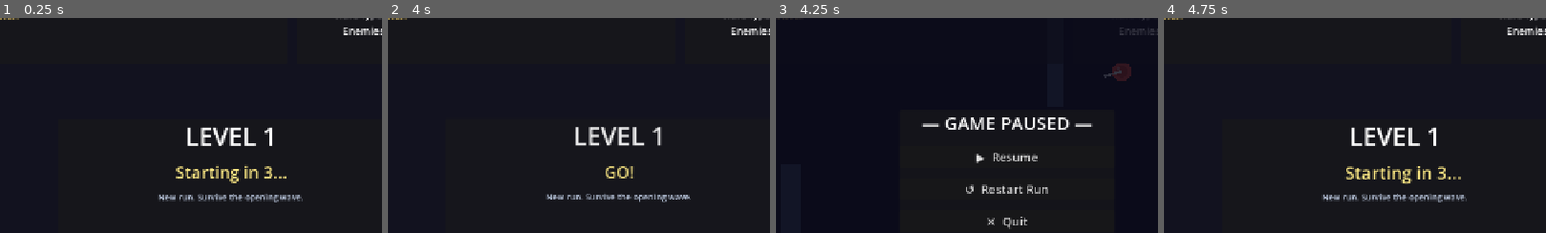
Above: before the commit, frames 1-4 (left to right).
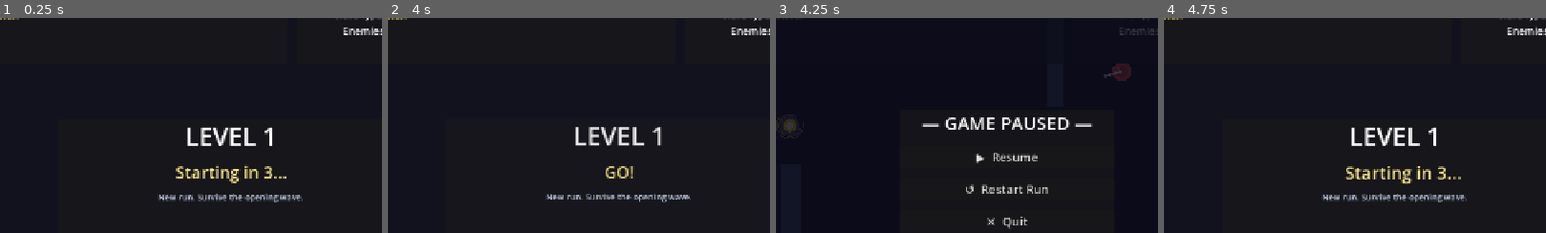
Above: after the commit, the same moments.

Repository: Cody-R-Johnson/Godot-projects
Game: Godot game, scene res://scenes/Main.tscn
The game is run twice, just before and just after one commit, with the same random seed, the same clock (stepped at 60 frames per second) and the same inputs.
Inputs (mouse positions are % of the whole screen's width and height, from its top left):
- Up to frame 1 (0.25 s): no input
- Up to frame 2 (4 s): move the mouse to (72, 45) at 0.52 s; hold D (move_right) 0.53-1.28 s; hold Space (shoot) 0.53-1.28 s; click (72, 45) at 0.67 s; tap Enter at 1.25, 2.75 s; move the mouse to (30, 55) at 1.27 s; hold S (move_down) 1.28-2.03 s; tap Space (shoot) at 1.35, 2, 2.85, 3.5 s; click (30, 55) at 1.42 s; move the mouse to (60, 28) at 2.02 s; hold D (move_right) 2.03-2.78 s; hold Space (shoot) 2.03-2.78 s; click (60, 28) at 2.17 s; move the mouse to (45, 70) at 2.77 s; hold W (move_up) 2.78-3.53 s; click (45, 70) at 2.92 s; move the mouse to (80, 65) at 3.52 s; hold A (move_left) from 3.53 s (still down); hold Space (shoot) from 3.53 s (still down); click (80, 65) at 3.67 s
- Up to frame 3 (4.25 s): keep holding A (move_left); keep holding Space (shoot); tap Escape (ui_cancel) at 4.15 s
- Up to frame 4 (4.75 s): release A (move_left) at 4.25 s; release Space (shoot) at 4.25 s; click "↺ Restart Run" at 4.25 s
The pictures show only the part of the screen within x 20-70%, y 8-58%; the shares and areas given below are measured in that part.

Frames 1-2 are identical in both runs. In frame 3, 0.2% of the frame differs, in the area x 2-6%, y 47-54%; in frame 4, nothing differs.
Error before the commit: Parse Error: Cannot infer the type of "alpha" variable because the value doesn't have a set type. (res://scripts/Pickup.gd:95)

Commit message:
Fix pickup spawning/typing and add game over run summary

Diff:
--- a/scenes/Main.tscn
+++ b/scenes/Main.tscn
@@ -159,6 +159,51 @@
 theme_override_font_sizes/font_size = 14
 modulate = Color(0.84, 0.9, 1, 1)
 
+[node name="GameOverMenu" type="Control" parent="CanvasLayer"]
+visible = false
+process_mode = 3
+anchor_right = 1.0
+anchor_bottom = 1.0
+mouse_filter = 2
+
+[node name="Bg" type="ColorRect" parent="CanvasLayer/GameOverMenu"]
+anchor_right = 1.0
+anchor_bottom = 1.0
+color = Color(0.02, 0.02, 0.05, 0.88)
+
+[node name="Panel" type="PanelContainer" parent="CanvasLayer/GameOverMenu"]
+anchor_left = 0.5
+anchor_top = 0.5
+anchor_right = 0.5
+anchor_bottom = 0.5
+offset_left = -245.0
+offset_top = -180.0
+offset_right = 245.0
+offset_bottom = 180.0
+
+[node name="VBox" type="VBoxContainer" parent="CanvasLayer/GameOverMenu/Panel"]
+theme_override_constants/separation = 12
+
+[node name="GameOverLabel" type="Label" parent="CanvasLayer/GameOverMenu/Panel/VBox"]
+text = "GAME OVER"
+horizontal_alignment = 1
+theme_override_font_sizes/font_size = 40
+modulate = Color(1, 0.5, 0.5, 1)
+
+[node name="StatsLabel" type="Label" parent="CanvasLayer/GameOverMenu/Panel/VBox"]
+text = "Time Survived: 00:00\nLevels Cleared: 0\nEnemies Defeated: 0\nShots Fired: 0\nHits Taken: 0\nPower-ups Collected: 0"
+horizontal_alignment = 1
+autowrap_mode = 3
+theme_override_font_sizes/font_size = 16
+
+[node name="TryAgainButton" type="Button" parent="CanvasLayer/GameOverMenu/Panel/VBox"]
+text = "↺  Try Again"
+theme_override_font_sizes/font_size = 20
+
+[node name="QuitButton" type="Button" parent="CanvasLayer/GameOverMenu/Panel/VBox"]
+text = "✕  Quit"
+theme_override_font_sizes/font_size = 20
+
 [node name="PauseMenu" type="Control" parent="CanvasLayer"]
 visible = false
 process_mode = 3
--- a/scripts/Main.gd
+++ b/scripts/Main.gd
@@ -24,6 +24,11 @@
 @onready var resume_btn: Button = $CanvasLayer/PauseMenu/Panel/VBox/ResumeButton
 @onready var restart_btn: Button = $CanvasLayer/PauseMenu/Panel/VBox/RestartButton
 @onready var quit_btn: Button = $CanvasLayer/PauseMenu/Panel/VBox/QuitButton
+@onready var game_over_menu: Control = $CanvasLayer/GameOverMenu
+@onready var game_over_label: Label = $CanvasLayer/GameOverMenu/Panel/VBox/GameOverLabel
+@onready var game_over_stats_label: Label = $CanvasLayer/GameOverMenu/Panel/VBox/StatsLabel
+@onready var game_over_retry_btn: Button = $CanvasLayer/GameOverMenu/Panel/VBox/TryAgainButton
+@onready var game_over_quit_btn: Button = $CanvasLayer/GameOverMenu/Panel/VBox/QuitButton
 @onready var player: CharacterBody2D = $Player
 @onready var spawner = $World/Spawner
 @onready var wall_container: Node2D = $World/WallContainer
@@ -44,6 +49,13 @@
 var _level_hits_taken: int = 0
 var _last_reported_hits: int = 0
 var _previous_level_summary: String = "New run. Survive the opening wave."
+var _last_alive_count: int = 0
+var _run_shots_fired: int = 0
+var _run_hits_taken: int = 0
+var _run_pickups_collected: int = 0
+var _run_enemies_defeated: int = 0
+var _run_waves_cleared: int = 0
+var _run_game_over: bool = false
 
 
 func _ready() -> void:
@@ -64,6 +76,8 @@
 	resume_btn.pressed.connect(_resume)
 	restart_btn.pressed.connect(_restart_run)
 	quit_btn.pressed.connect(get_tree().quit)
+	game_over_retry_btn.pressed.connect(_restart_run)
+	game_over_quit_btn.pressed.connect(get_tree().quit)
 
 	_restart_run()
 	print("✔ Procedural arena shooter ready — Godot %s" % Engine.get_version_info().string)
@@ -80,6 +94,8 @@
 	if event.is_action_pressed("ui_cancel"):
 		if _transition_running:
 			return
+		if _run_game_over:
+			return
 		if get_tree().paused:
 			_resume()
 		else:
@@ -89,9 +105,18 @@
 func _restart_run() -> void:
 	_level = 1
 	_run_time_seconds = 0.0
+	_run_shots_fired = 0
+	_run_hits_taken = 0
+	_run_pickups_collected = 0
+	_run_enemies_defeated = 0
+	_run_waves_cleared = 0
+	_last_alive_count = 0
+	_run_game_over = false
+	_previous_level_summary = "New run. Survive the opening wave."
 	_clear_projectiles()
 	player.reset_state(PLAYER_SPAWN, true)
 	_resume()
+	game_over_menu.visible = false
 	status_label.text = "Fresh run. Use walls to break line-of-sight."
 	intro_panel.visible = false
 	hint_label.text = "WASD Move   •   Mouse Aim   •   LMB / Space Shoot   •   Esc Pause"
@@ -201,6 +226,8 @@
 
 
 func _pause() -> void:
+	if _run_game_over:
+		return
 	get_tree().paused = true
 	pause_menu.visible = true
 
@@ -213,6 +240,7 @@
 func _on_player_bullet_fired(pos: Vector2, dir: Vector2) -> void:
 	if _wave_in_progress:
 		_level_shots_fired += 1
+		_run_shots_fired += 1
 	_spawn_projectile(pos, dir, "player", 760.0)
 
 
@@ -222,15 +250,23 @@
 
 func _on_player_hit_taken(remaining_hits: int) -> void:
 	if _wave_in_progress and remaining_hits < _last_reported_hits:
-		_level_hits_taken += (_last_reported_hits - remaining_hits)
+		var lost := _last_reported_hits - remaining_hits
+		_level_hits_taken += lost
+		_run_hits_taken += lost
 	_last_reported_hits = remaining_hits
 	lives_label.text = "Hits Left: %d" % remaining_hits
 	status_label.text = "You've been hit. Use the walls for cover."
 
 
 func _on_player_died() -> void:
-	status_label.text = "You were eliminated. Restarting from level 1."
-	_restart_run()
+	_wave_in_progress = false
+	_run_game_over = true
+	player.set_controls_enabled(false)
+	spawner.clear_level()
+	_clear_projectiles()
+	status_label.text = "You were eliminated."
+	hint_label.text = "Review your run stats and choose Try Again or Quit."
+	_show_game_over()
 
 
 func _on_wave_started(level: int, alive: int, is_boss_wave: bool, boss_health: int) -> void:
@@ -244,6 +280,7 @@
 	_level_shots_fired = 0
 	_level_hits_taken = 0
 	_last_reported_hits = player.get_remaining_hits()
+	_last_alive_count = alive
 	if is_boss_wave:
 		status_label.text = "Boss wave. Twenty hits to bring it down."
 	else:
@@ -252,6 +289,9 @@
 
 
 func _on_wave_state_changed(alive: int, is_boss_wave: bool, boss_health: int) -> void:
+	if _wave_in_progress and alive < _last_alive_count:
+		_run_enemies_defeated += (_last_alive_count - alive)
+	_last_alive_count = alive
 	_alive_enemies = alive
 	_is_boss_wave = is_boss_wave
 	_boss_health = boss_health
@@ -260,6 +300,7 @@
 
 func _on_wave_cleared() -> void:
 	_capture_previous_level_stats()
+	_run_waves_cleared += 1
 	_wave_in_progress = false
 	_level += 1
 	status_label.text = "Wave cleared. Generating level %d..." % _level
@@ -276,6 +317,7 @@
 			status_label.text = "Weapon upgrade active. Triple-shot enabled."
 		_:
 			status_label.text = "Power-up collected."
+	_run_pickups_collected += 1
 	_update_hud()
 
 
@@ -297,3 +339,17 @@
 	var minutes := total / 60
 	var seconds := total % 60
 	return "%02d:%02d" % [minutes, seconds]
+
+
+func _show_game_over() -> void:
+	game_over_label.text = "GAME OVER"
+	game_over_stats_label.text = "Time Survived: %s\nLevels Cleared: %d\nEnemies Defeated: %d\nShots Fired: %d\nHits Taken: %d\nPower-ups Collected: %d" % [
+		_format_seconds(_run_time_seconds),
+		_run_waves_cleared,
+		_run_enemies_defeated,
+		_run_shots_fired,
+		_run_hits_taken,
+		_run_pickups_collected,
+	]
+	game_over_menu.visible = true
+	get_tree().paused = true
--- a/scripts/Pickup.gd
+++ b/scripts/Pickup.gd
@@ -12,7 +12,12 @@
 
 
 func _ready() -> void:
+	visible = true
+	scale = Vector2.ONE
+	modulate = Color.WHITE
+	z_index = 30
 	body_entered.connect(_on_body_entered)
+	queue_redraw()
 
 
 func _process(delta: float) -> void:
@@ -90,10 +95,10 @@
 
 
 func _draw_collect_burst() -> void:
-	var t := clamp(_collect_timer / 0.3, 0.0, 1.0)
-	var burst_radius := lerp(6.0, 34.0, t)
-	var alpha := 1.0 - t
-	var base := Color("#2ecc71")
+	var t: float = clampf(_collect_timer / 0.3, 0.0, 1.0)
+	var burst_radius: float = lerpf(6.0, 34.0, t)
+	var alpha: float = 1.0 - t
+	var base: Color = Color("#2ecc71")
 
 	match pickup_kind:
 		"invincible":
@@ -105,7 +110,7 @@
 	draw_arc(Vector2.ZERO, burst_radius, 0.0, TAU, 40, Color(base.r, base.g, base.b, 0.95 * alpha), 2.6)
 
 	for idx in range(10):
-		var ang := TAU * float(idx) / 10.0 + _time_alive * 6.0
-		var p1 := Vector2(cos(ang), sin(ang)) * (burst_radius - 7.0)
-		var p2 := Vector2(cos(ang), sin(ang)) * (burst_radius + 5.0)
+		var ang: float = TAU * float(idx) / 10.0 + _time_alive * 6.0
+		var p1: Vector2 = Vector2(cos(ang), sin(ang)) * (burst_radius - 7.0)
+		var p2: Vector2 = Vector2(cos(ang), sin(ang)) * (burst_radius + 5.0)
 		draw_line(p1, p2, Color(1, 1, 1, 0.75 * alpha), 1.8)
--- a/scripts/Spawner.gd
+++ b/scripts/Spawner.gd
@@ -106,17 +106,28 @@
 
 
 func _spawn_pickups(level: int, player_spawn: Vector2) -> void:
-	var pickup_count := 0
-	if level % 2 == 0:
-		pickup_count = 1
+	var pickup_count := 1
 	if level % 4 == 0:
 		pickup_count = 2
 	if _is_boss_wave:
 		pickup_count = 1
 
-	for _index in range(pickup_count):
+	var placed_points: Array[Vector2] = []
+
+	# Always place one guaranteed pickup in a safe, visible position near the player.
+	var guaranteed_pickup = _pickup_scene.instantiate()
+	var guaranteed_point := _find_guaranteed_pickup_point(player_spawn)
+	placed_points.append(guaranteed_point)
+	guaranteed_pickup.global_position = guaranteed_point
+	guaranteed_pickup.pickup_kind = _roll_pickup_type()
+	guaranteed_pickup.picked.connect(_on_pickup_picked)
+	_pickup_container.add_child(guaranteed_pickup)
+
+	for _index in range(max(pickup_count - 1, 0)):
 		var pickup = _pickup_scene.instantiate()
-		pickup.global_position = _find_spawn_point(player_spawn, 160.0)
+		var spawn_point := _find_pickup_spawn_point(player_spawn, placed_points)
+		placed_points.append(spawn_point)
+		pickup.global_position = spawn_point
 		pickup.pickup_kind = _roll_pickup_type()
 		pickup.picked.connect(_on_pickup_picked)
 		_pickup_container.add_child(pickup)
@@ -143,6 +154,71 @@
 		"power_gun":
 			_player.grant_power_gun(8.0)
 	powerup_collected.emit(kind)
+
+
+func _find_pickup_spawn_point(player_spawn: Vector2, existing_points: Array[Vector2]) -> Vector2:
+	for _attempt in range(90):
+		var point := Vector2(
+			_rng.randf_range(170.0, ARENA_SIZE.x - 130.0),
+			_rng.randf_range(80.0, ARENA_SIZE.y - 80.0)
+		)
+		if point.distance_to(player_spawn) < 170.0:
+			continue
+		if _point_inside_wall(point, 42.0):
+			continue
+
+		var too_close := false
+		for existing in existing_points:
+			if point.distance_to(existing) < 54.0:
+				too_close = true
+				break
+		if too_close:
+			continue
+
+		return point
+
+	for gx in range(8):
+		for gy in range(4):
+			var grid_point := Vector2(170.0 + gx * 130.0, 90.0 + gy * 140.0)
+			if grid_point.distance_to(player_spawn) < 160.0:
+				continue
+			if _point_inside_wall(grid_point, 40.0):
+				continue
+			var blocked := false
+			for existing in existing_points:
+				if grid_point.distance_to(existing) < 54.0:
+					blocked = true
+					break
+			if not blocked:
+				return grid_point
+
+	for angle_deg in range(0, 360, 30):
+		var fallback := player_spawn + Vector2(230.0, 0.0).rotated(deg_to_rad(float(angle_deg)))
+		fallback.x = clamp(fallback.x, 170.0, ARENA_SIZE.x - 130.0)
+		fallback.y = clamp(fallback.y, 80.0, ARENA_SIZE.y - 80.0)
+		if not _point_inside_wall(fallback, 38.0):
+			return fallback
+
+	return Vector2(ARENA_SIZE.x * 0.5, ARENA_SIZE.y * 0.5)
+
+
+func _find_guaranteed_pickup_point(player_spawn: Vector2) -> Vector2:
+	var candidate_offsets: Array[Vector2] = [
+		Vector2(220.0, 0.0),
+		Vector2(180.0, -120.0),
+		Vector2(180.0, 120.0),
+		Vector2(260.0, -40.0),
+		Vector2(260.0, 40.0),
+	]
+
+	for offset: Vector2 in candidate_offsets:
+		var point: Vector2 = player_spawn + offset
+		point.x = clamp(point.x, 170.0, ARENA_SIZE.x - 130.0)
+		point.y = clamp(point.y, 80.0, ARENA_SIZE.y - 80.0)
+		if not _point_inside_wall(point, 40.0):
+			return point
+
+	return _find_pickup_spawn_point(player_spawn, [])
 
 
 func _generate_walls(level: int, player_spawn: Vector2) -> void:
Not shown, added: scripts/Pickup.gd.uid
